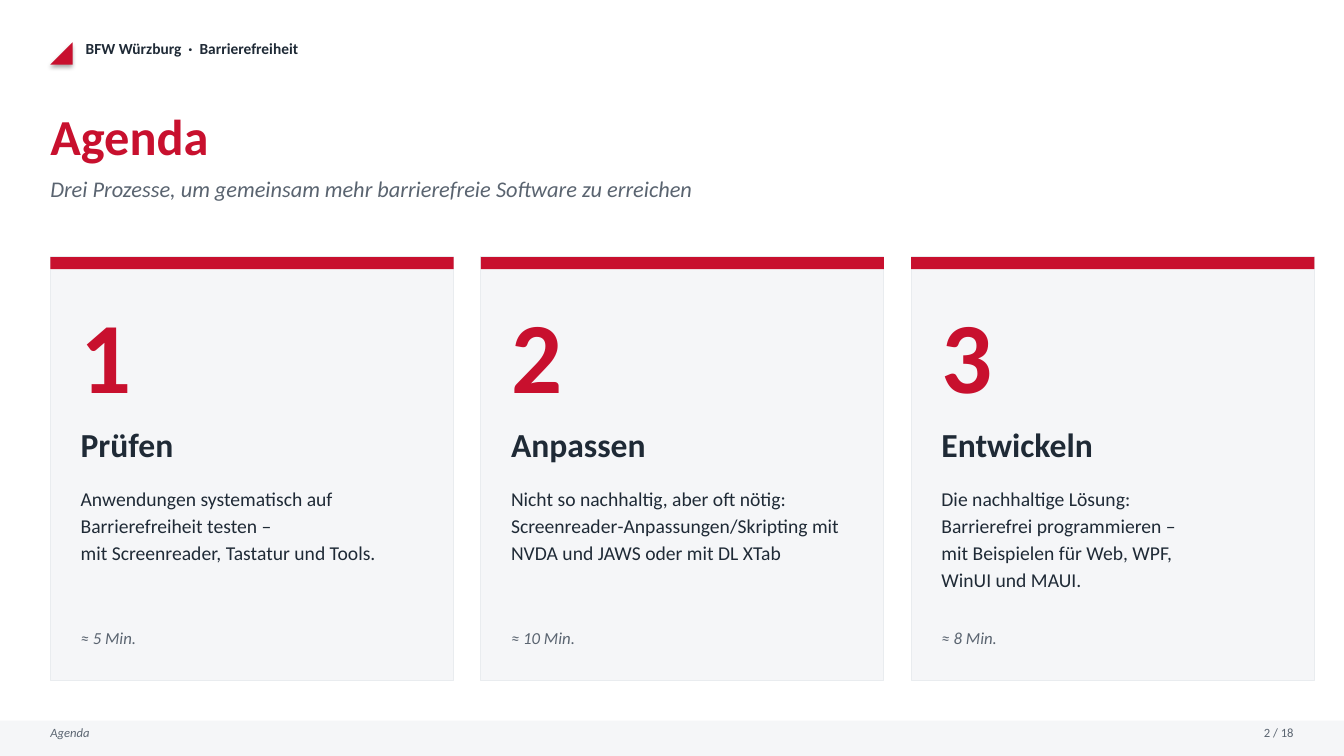
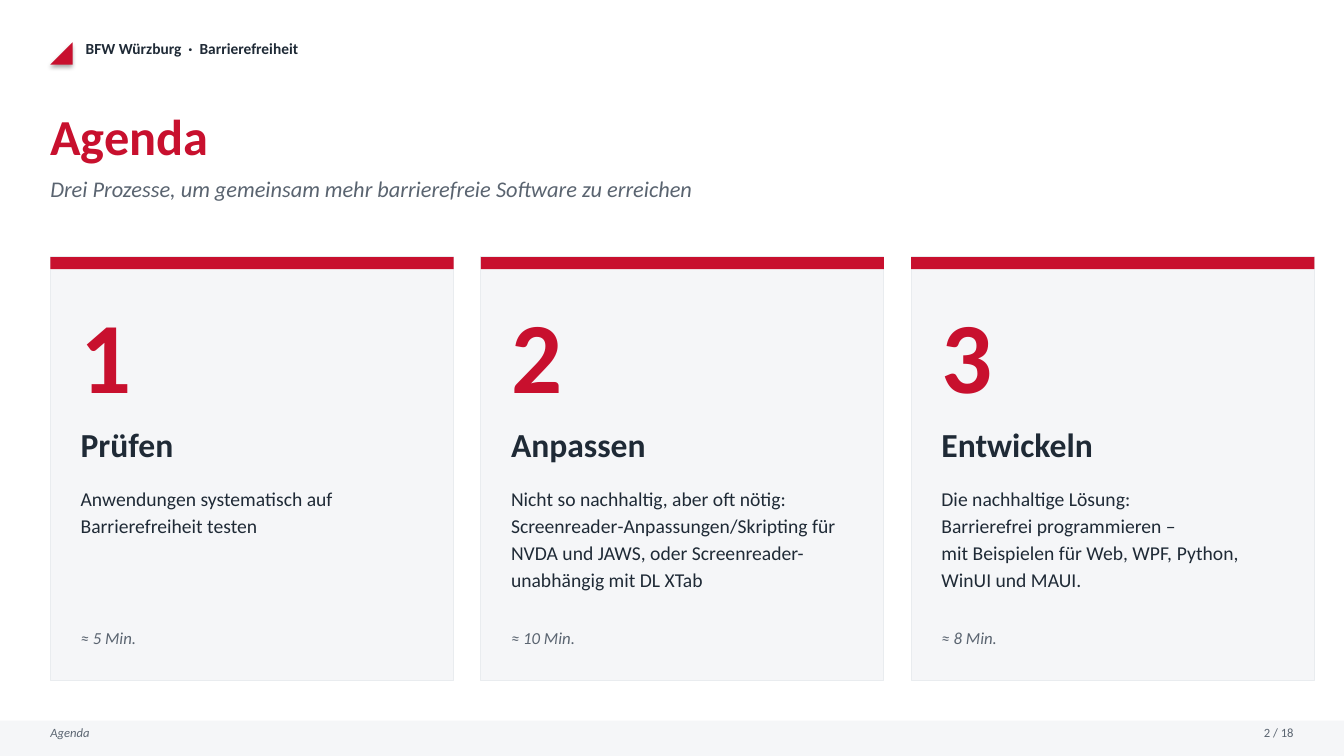
Before and after one commit to EH-BFW/BarrierefreiheitsDemos, a slide deck: slide 2 of Praesentation_Barrierefreiheit.pptx. Drawn at 1344x756 pixels with LibreOffice and Linux fonts; fonts in the diff are those of the drawing. Boxes give left, top, right and bottom in pixels: in the first picture for what was removed or moved away, otherwise in the second. Text is boxed around its words. In the diff, an @@ line names an element or a change of style, - is before the commit and + after.

```diff
--- a/Praesentation_Barrierefreiheit.pptx
+++ b/Praesentation_Barrierefreiheit.pptx
@@ text at [81, 492, 333, 533]: text changed @@
-Anwendungen systematisch auf Barrierefreiheit testen –
-mit Screenreader, Tastatur und Tools.
+Anwendungen systematisch auf Barrierefreiheit testen
@@ text at [511, 519, 835, 591]: text changed @@
-Screenreader-Anpassungen/Skripting mit NVDA und JAWS oder mit DL XTab
+Screenreader-Anpassungen/Skripting für NVDA und JAWS, oder Screenreader-unabhängig mit DL XTab
@@ text at [941, 519, 1239, 563]: text changed @@
-Barrierefrei programmieren –
-mit Beispielen für Web, WPF,
+Barrierefrei programmieren –
+mit Beispielen für Web, WPF, Python,
```
Also in this commit, not shown: 12 other slides changed, 1 slide removed.
